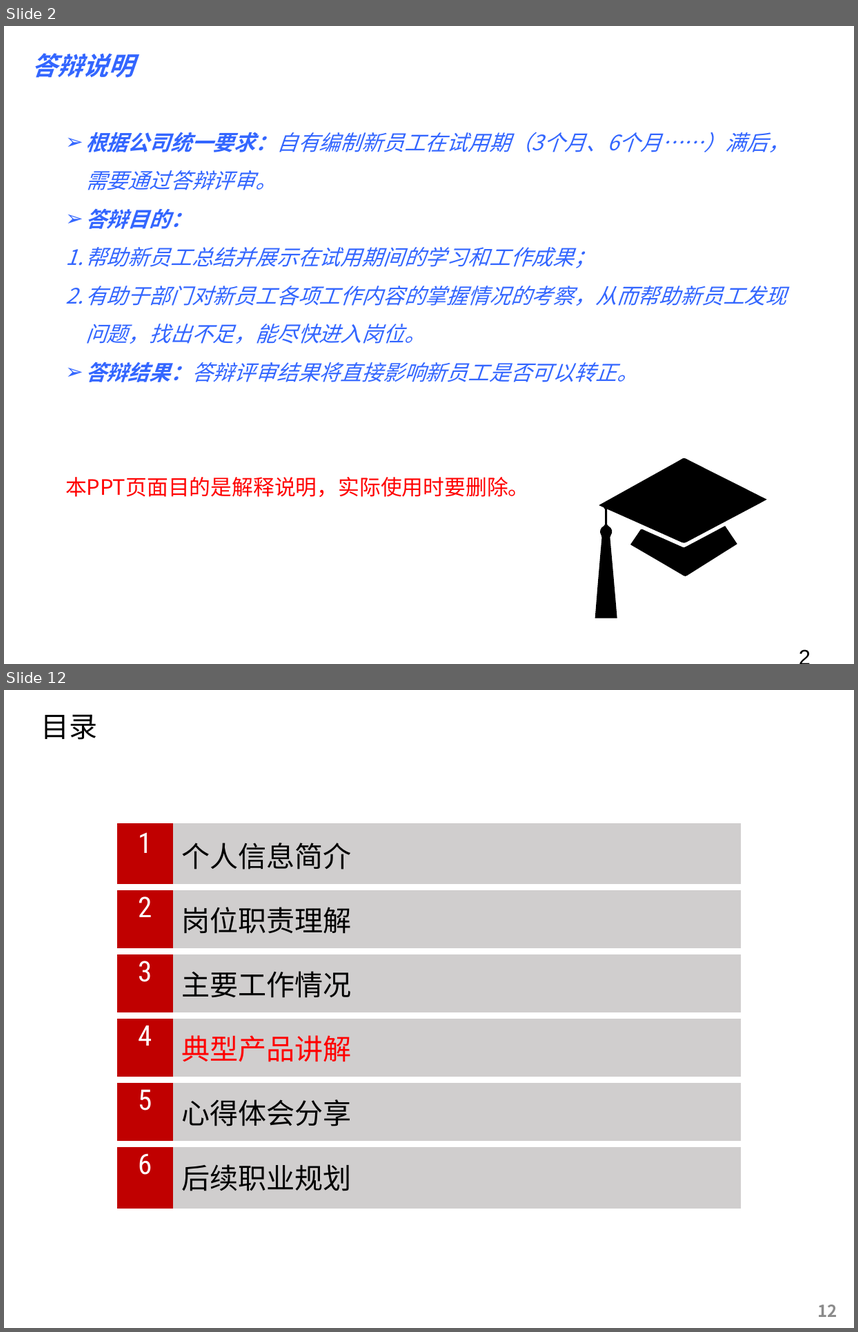
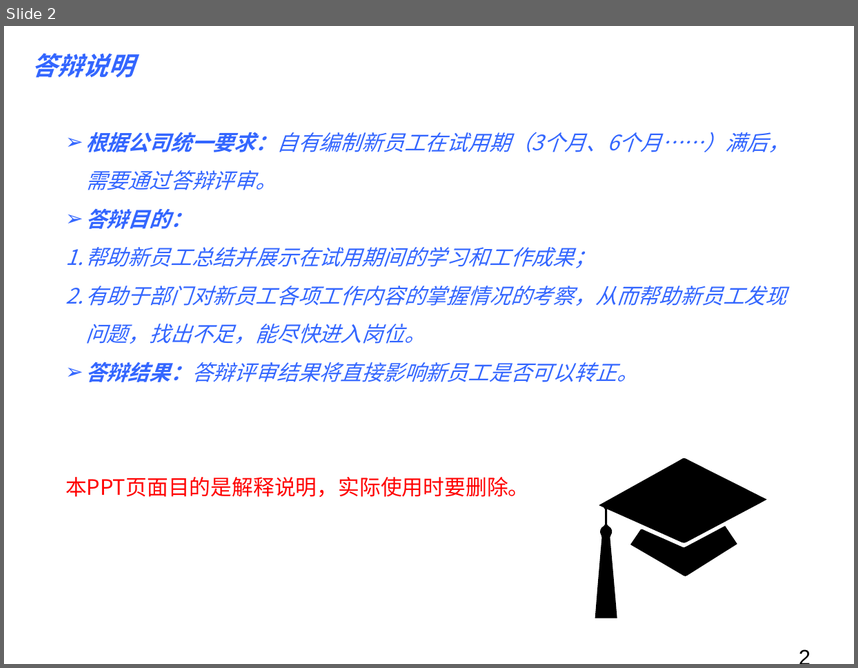
Before and after one commit to donghuizhou/drag-form-new, a slide deck: src/ppt.pptx. Shown one above the other, each under a label of ours: slides 2 and 12 before the commit, slide 2 after it; the slides between them are not shown. The pictures are 858x1332 and 858x668 pixels, drawn with LibreOffice and Linux fonts; fonts in the diff are those of the drawing; background and template pictures are left out. Boxes give left, top, right and bottom in pixels: in the first picture for what was removed or moved away, otherwise in the second. Text is boxed around its words. In the diff, an @@ line names an element or a change of style, - is before the commit and + after.

```diff
--- a/src/ppt.pptx
+++ b/src/ppt.pptx
@@ slide 12 removed at <box>4,690,854,1328</box>, background picture (left out) @@
@@ text removed at <box>41,714,97,740</box> @@
-目录
@@ table removed at <box>117,822,741,1208</box>, 6 rows, 2 columns @@
-1 | 个人信息简介
-2 | 岗位职责理解
-3 | 主要工作情况
-4 | 典型产品讲解
-5 | 心得体会分享
-6 | 后续职业规划
@@ page number removed at <box>818,1304,837,1317</box> @@
-12
```
Also in this commit, not shown: 16 other slides removed.
